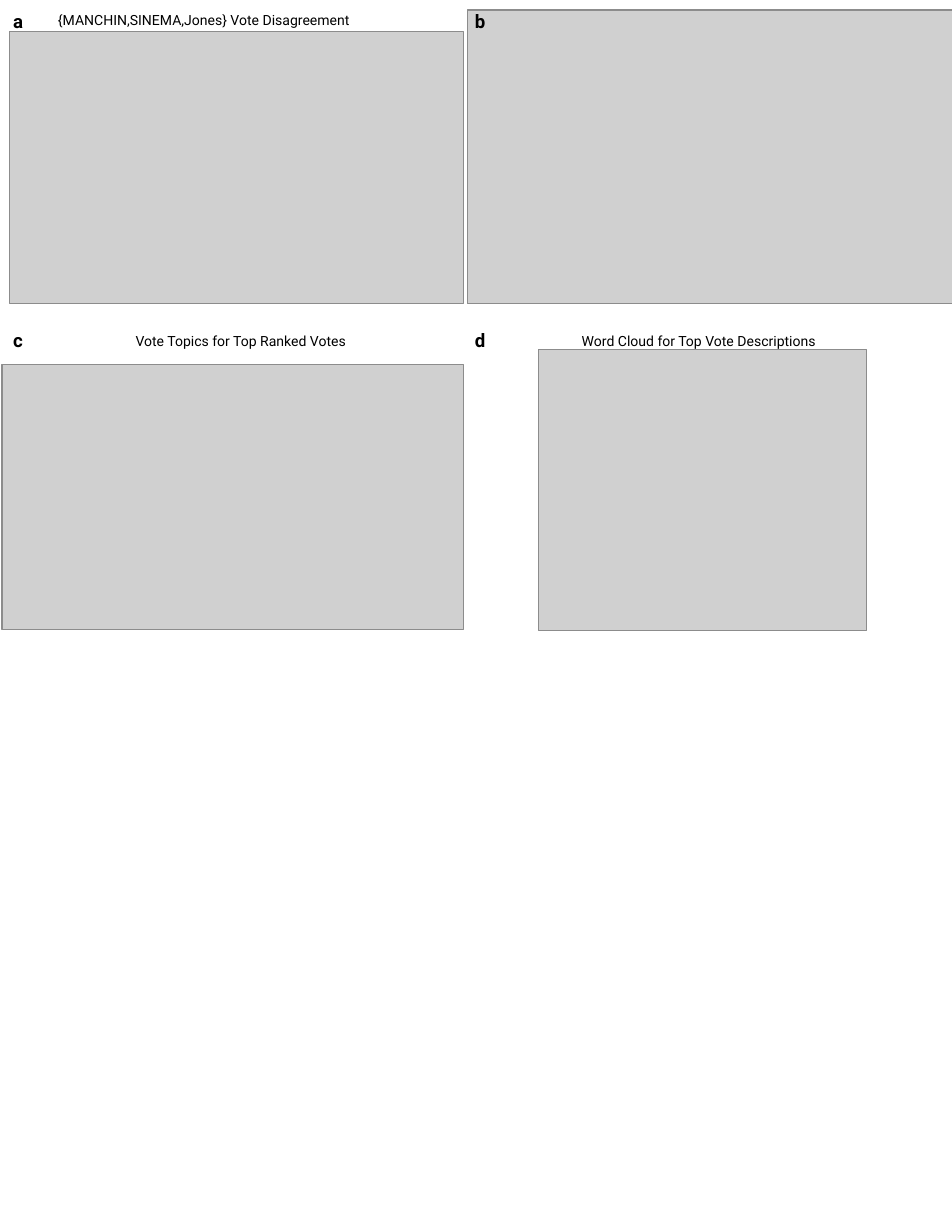
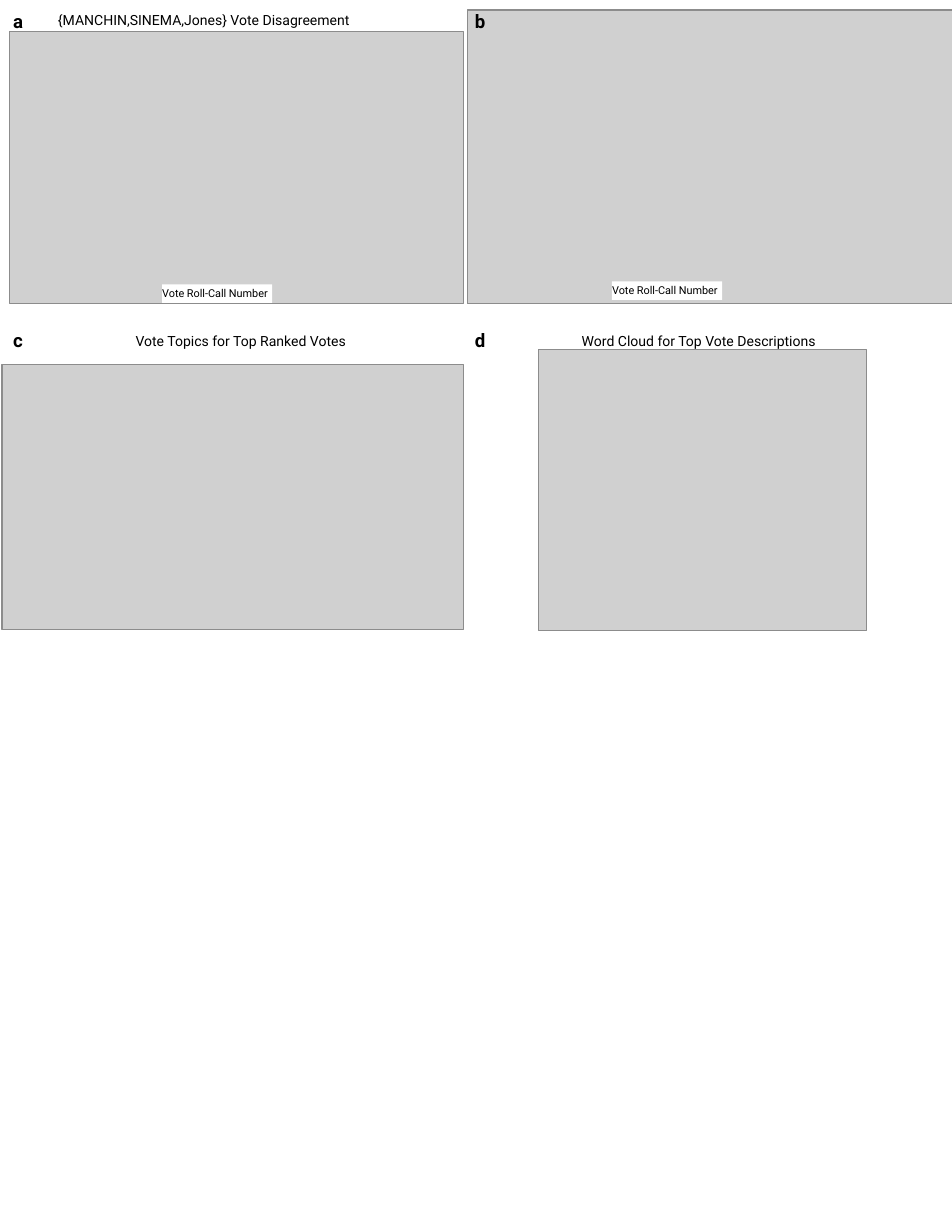
Before and after one commit to pachterlab/CP_2021, a slide deck: slide 6 of figures/final_figs/figs.pptx (slide 5 before the commit). Drawn at 952x1232 pixels with LibreOffice and Linux fonts; fonts in the diff are those of the drawing; grey boxes stand for pictures; background and template pictures are left out. Boxes give left, top, right and bottom in pixels: in the first picture for what was removed or moved away, otherwise in the second. Text is boxed around its words. In the diff, an @@ line names an element or a change of style, - is before the commit and + after.

```diff
--- a/figures/final_figs/figs.pptx
+++ b/figures/final_figs/figs.pptx
@@ rectangle added at (x1=162, y1=284, x2=272, y2=304), fill #FFFFFF @@
@@ text added at (x1=162, y1=289, x2=268, y2=297), 7 pt, text #000000 @@
+Vote Roll-Call Number
@@ rectangle added at (x1=612, y1=281, x2=721, y2=300), fill #FFFFFF @@
@@ text added at (x1=612, y1=286, x2=718, y2=294), 7 pt, text #000000 @@
+Vote Roll-Call Number
```
Also in this commit, not shown: 1 other slide changed, 1 slide added, 8 other files.
